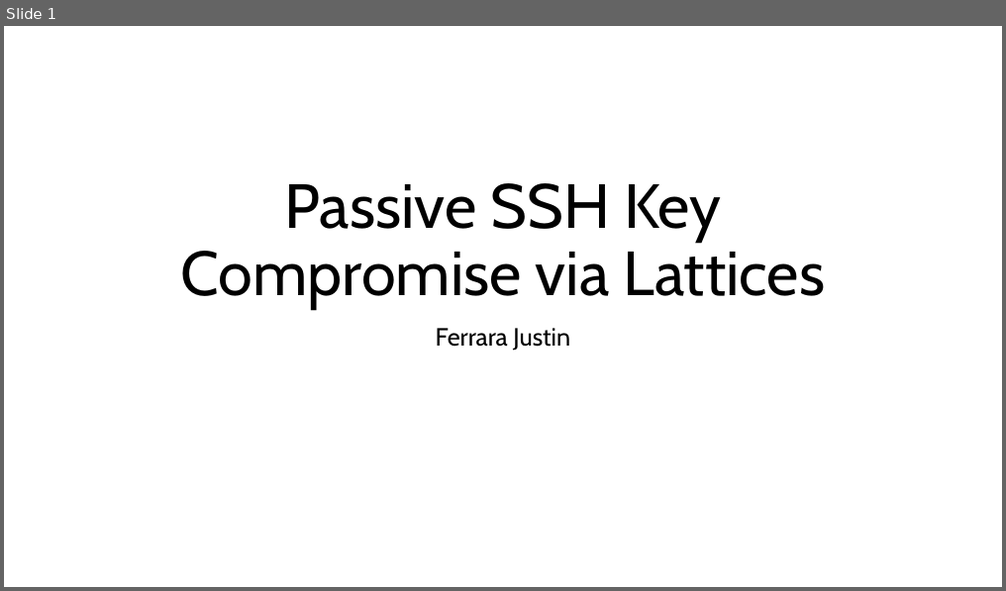
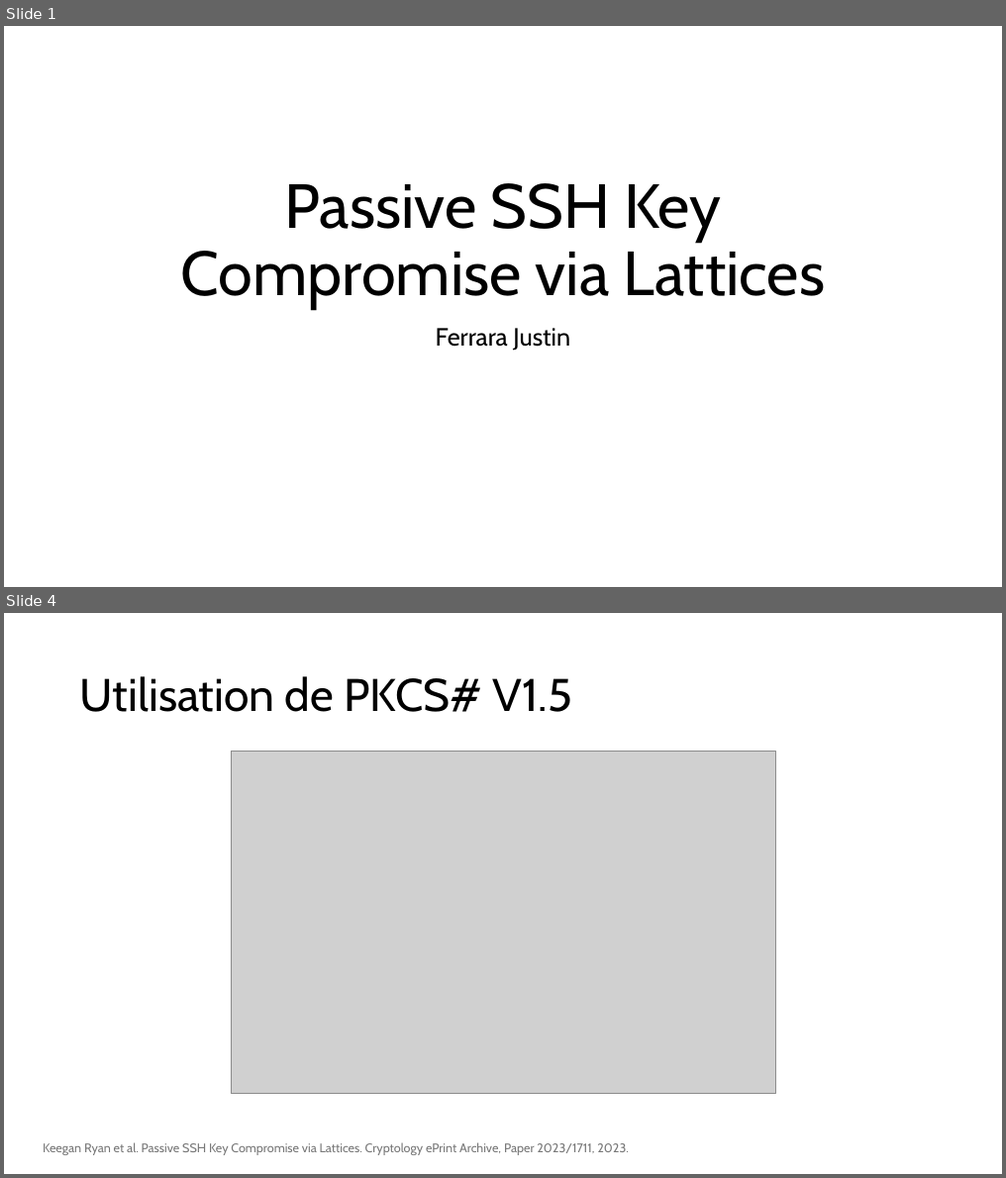
Before and after one commit to JustinFerrara14/SSE, a slide deck: SSELaticeAttackFerrara.pptx. Shown one above the other, each under a label of ours: slide 1 before the commit, slides 1 and 4 after it; the slides between them are not shown. The pictures are 1006x591 and 1006x1178 pixels, drawn with LibreOffice and Linux fonts; fonts in the diff are those of the drawing; grey boxes stand for pictures. Boxes give left, top, right and bottom in pixels: in the first picture for what was removed or moved away, otherwise in the second. Text is boxed around its words. In the diff, an @@ line names an element or a change of style, - is before the commit and + after.

```diff
--- a/SSELaticeAttackFerrara.pptx
+++ b/SSELaticeAttackFerrara.pptx
@@ slide 4 added at (x1=4, y1=613, x2=1002, y2=1174), background #FFFFFF @@
@@ title added at (x1=80, y1=676, x2=573, y2=712), 44 pt, text #000000 @@
+Utilisation de PKCS# V1.5
@@ picture added at (x1=231, y1=752, x2=775, y2=1094) @@
@@ text added at (x1=43, y1=1143, x2=629, y2=1156), 12 pt, text #797979 @@
+Keegan Ryan et al. Passive SSH Key Compromise via Lattices. Cryptology ePrint Archive, Paper 2023/1711, 2023.
```
Also in this commit, not shown: 3 slides changed, 14 other slides added, 5 slides removed, 2 other files.
